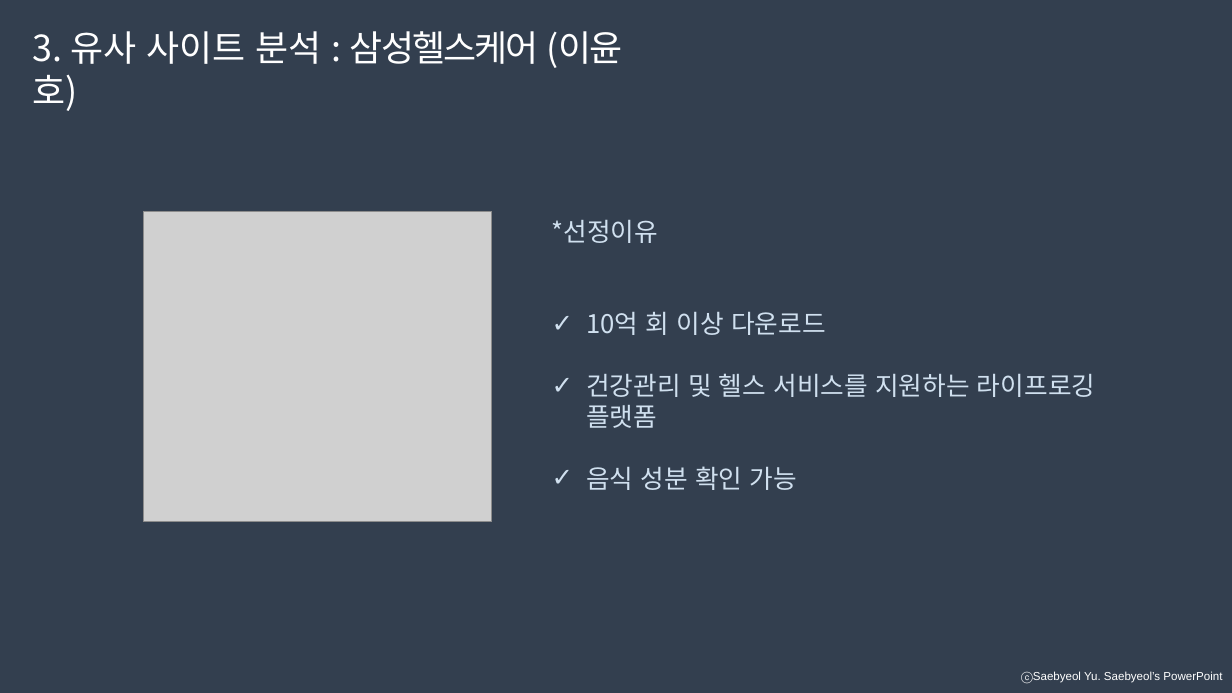
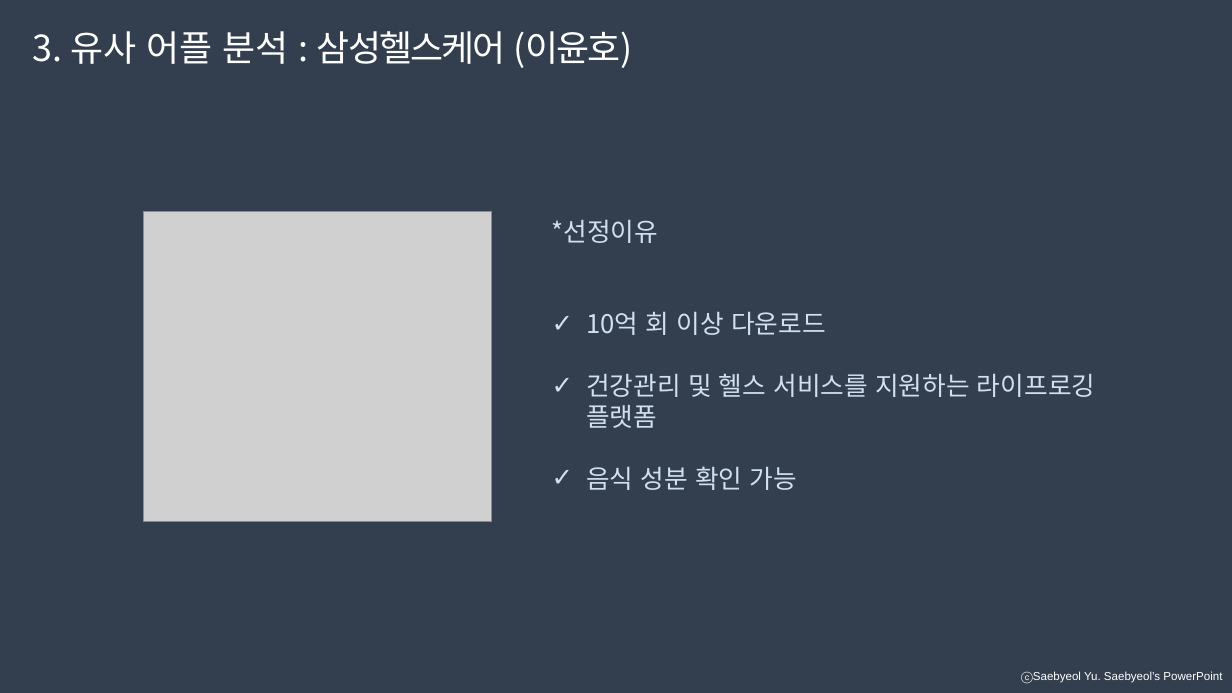
Before and after one commit to developerYHLee/University_Homework, a slide deck: slide 19 of 기말과제.pptx. Drawn at 1232x693 pixels with LibreOffice and Linux fonts; fonts in the diff are those of the drawing; grey boxes stand for pictures. Boxes give left, top, right and bottom in pixels: in the first picture for what was removed or moved away, otherwise in the second. Text is boxed around its words. In the diff, an @@ line names an element or a change of style, - is before the commit and + after.

```diff
--- a/기말과제.pptx
+++ b/기말과제.pptx
@@ text at box(33, 31, 632, 68): text changed @@
-3. 유사 사이트 분석 : 삼성헬스케어 (이윤호)
+3. 유사 어플 분석 : 삼성헬스케어 (이윤호)
```
Also in this commit, not shown: 20 other slides changed.
